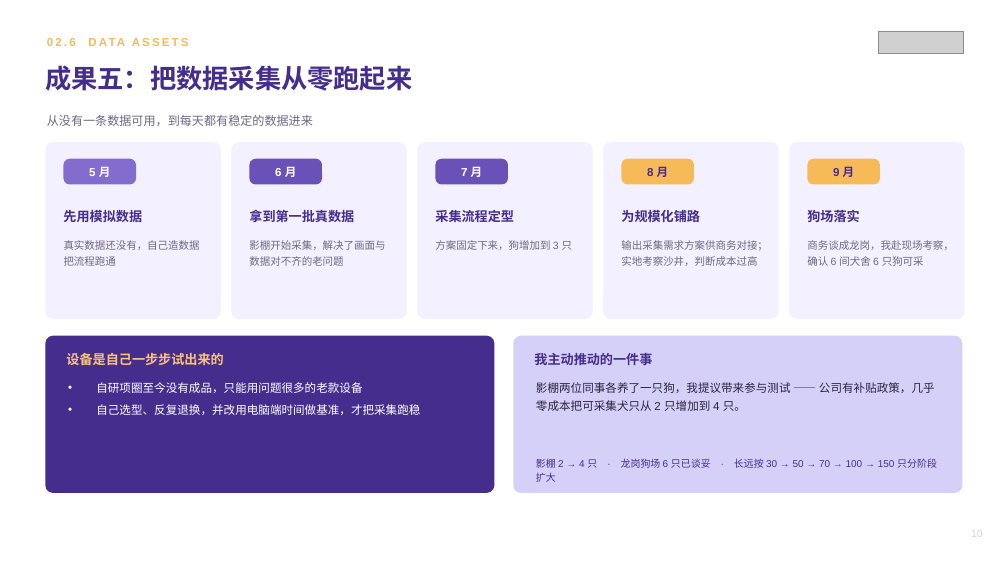
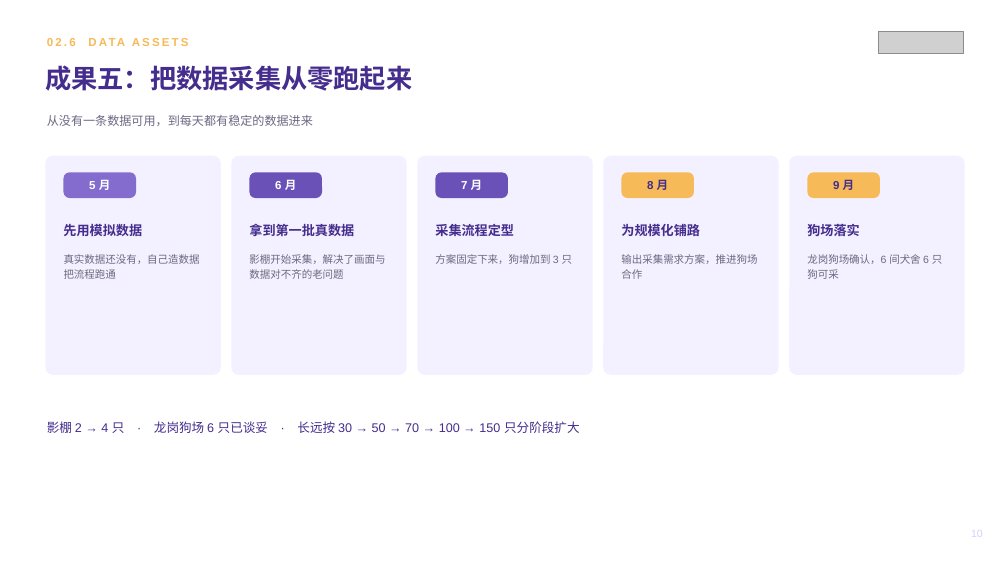
Before and after one commit to zhuyetuo/workplace_soft_skills, a slide deck: slide 10 of 转正述职/转正述职报告-Toky.pptx. Drawn at 1008x567 pixels with LibreOffice and Linux fonts; fonts in the diff are those of the drawing; grey boxes stand for pictures. Boxes give left, top, right and bottom in pixels: in the first picture for what was removed or moved away, otherwise in the second. Text is boxed around its words. In the diff, an @@ line names an element or a change of style, - is before the commit and + after.

```diff
--- a/转正述职/转正述职报告-Toky.pptx
+++ b/转正述职/转正述职报告-Toky.pptx
@@ rounded rectangle: place and size @@
-rounded rectangle at [45,142,221,319]
+rounded rectangle at [45,156,221,375]
@@ rounded rectangle: place and size @@
-rounded rectangle at [231,142,407,319]
+rounded rectangle at [231,156,407,375]
@@ rounded rectangle: place and size @@
-rounded rectangle at [417,142,593,319]
+rounded rectangle at [417,156,593,375]
@@ rounded rectangle: place and size @@
-rounded rectangle at [603,142,779,319]
+rounded rectangle at [603,156,779,375]
@@ 13 texts, 5 rounded rectangles: place and size @@
-13 texts, 5 rounded rectangles at [63,159,880,266]
+13 texts, 5 rounded rectangles at [63,172,880,279]
@@ rounded rectangle: place and size @@
-rounded rectangle at [789,142,965,319]
+rounded rectangle at [789,156,965,375]
@@ text at [621,254,757,279]: text changed @@
-输出采集需求方案供商务对接；实地考察沙井，判断成本过高
+输出采集需求方案，推进狗场合作
@@ text at [807,254,943,279]: text changed @@
-商务谈成龙岗，我赴现场考察，确认 6 间犬舍 6 只狗可采
+龙岗狗场确认，6 间犬舍 6 只狗可采
@@ rounded rectangle removed at [45,336,495,493] @@
@@ text removed at [66,353,223,365] @@
-设备是自己一步步试出来的
@@ rounded rectangle removed at [513,336,963,493] @@
@@ text removed at [534,353,652,365] @@
-我主动推动的一件事
@@ text removed at [96,382,420,415] @@
-• 自研项圈至今没有成品，只能用问题很多的老款设备
-• 自己选型、反复退换，并改用电脑端时间做基准，才把采集跑稳
@@ text removed at [536,382,935,411] @@
-影棚两位同事各养了一只狗，我提议带来参与测试 —— 公司有补贴政策，几乎零成本把可采集犬只从 2 只增加到 4 只。
@@ text "影棚 2 → 4 只 ...": place and size @@
-text "影棚 2 → 4 只 ..." at [536,458,937,482]
+text "影棚 2 → 4 只 ..." at [47,421,580,433]
@@ text "影棚 2 → 4 只 ..." at [47,421,580,433]: size 9.5 to 12 pt; line spacing 1.2 to 1; vertical alignment top to middle @@
```
Also in this commit, not shown: 1 other file.
